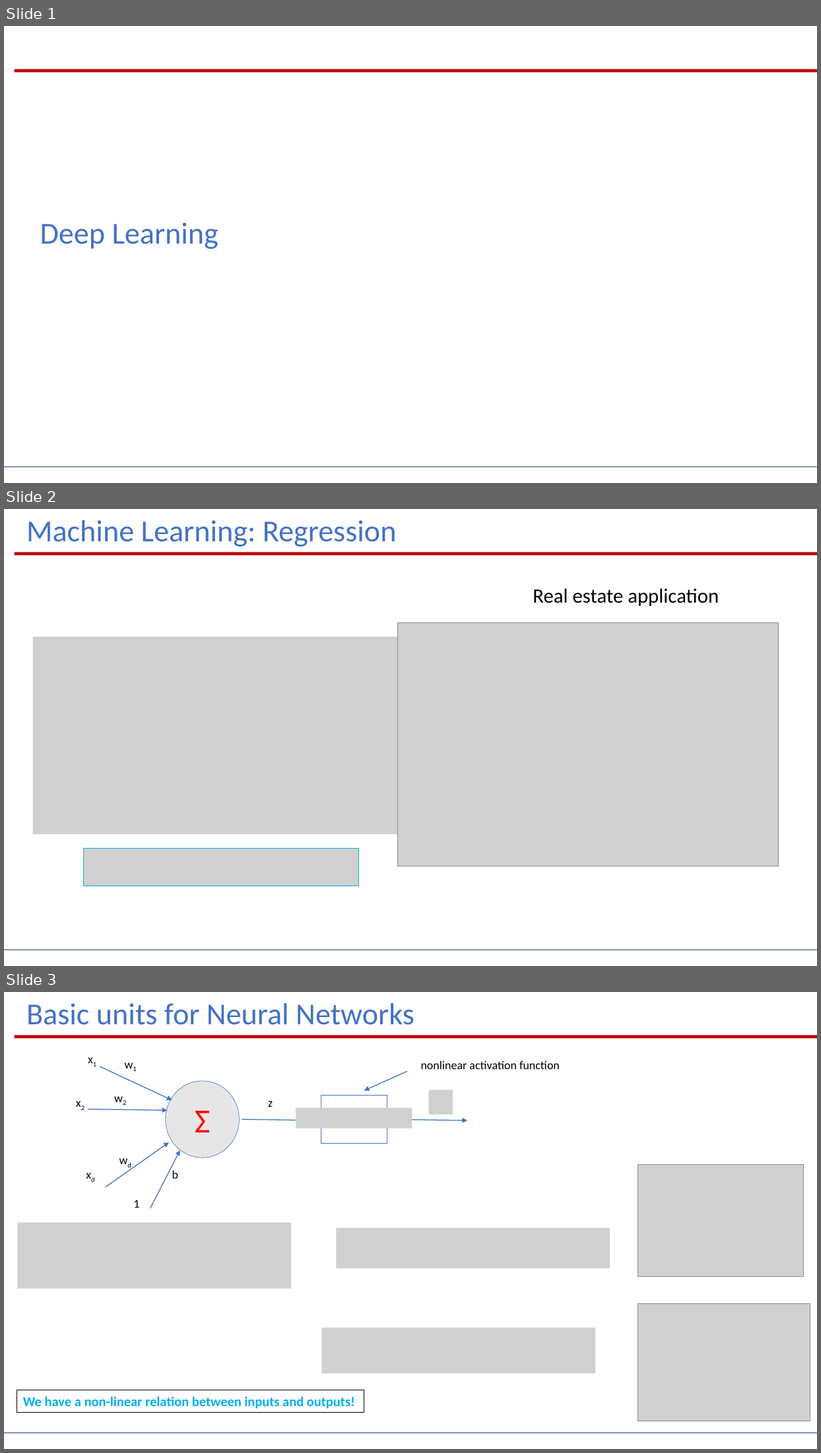
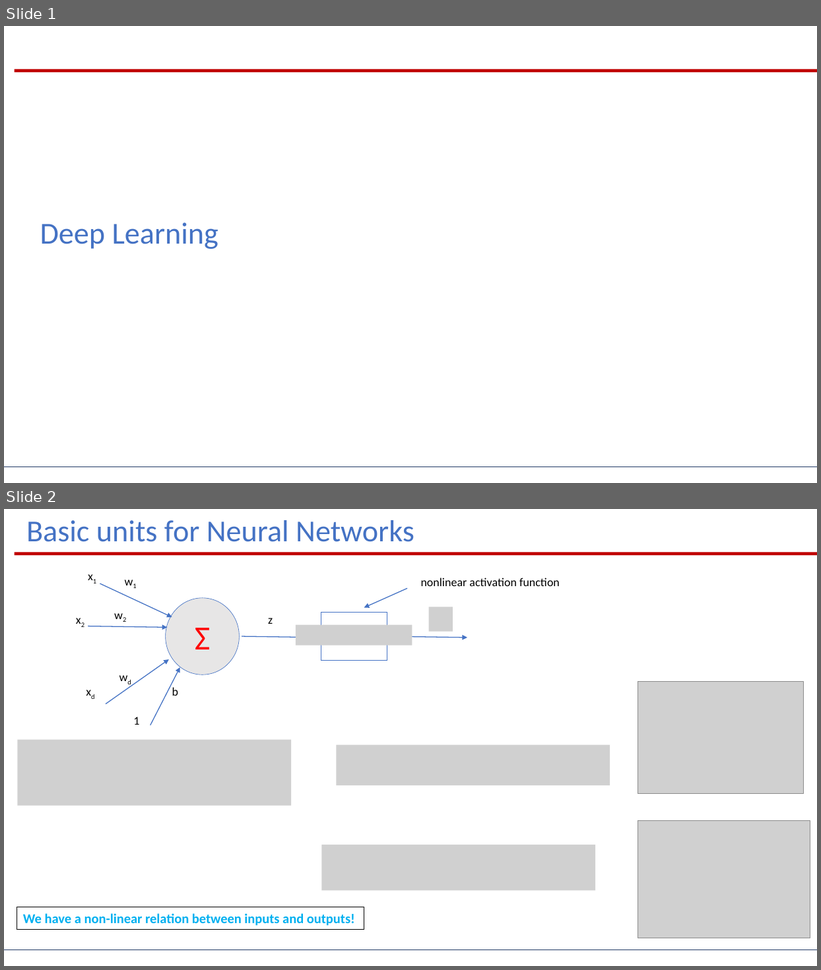
Before and after one commit to dariopi/Deep-Learning-for-System-Identification----EECI-Course----2026, a slide deck: lessons/02_deep_learning/deep_learning.pptx. Shown one above the other, each under a label of ours: slides 1, 2 and 3 before the commit, slides 1 and 2 after it. The pictures are 821x1453 and 821x970 pixels, drawn with LibreOffice and Linux fonts; fonts in the diff are those of the drawing; grey boxes stand for pictures. Boxes give left, top, right and bottom in pixels: in the first picture for what was removed or moved away, otherwise in the second. Text is boxed around its words. In the diff, an @@ line names an element or a change of style, - is before the commit and + after.

```diff
--- a/lessons/02_deep_learning/deep_learning.pptx
+++ b/lessons/02_deep_learning/deep_learning.pptx
@@ slide 2 removed at <box>4,509,817,966</box>, background #FFFFFF @@
@@ text removed at <box>26,520,397,547</box> @@
-Machine Learning: Regression
@@ rectangle removed at <box>15,553,817,555</box> @@
@@ text removed at <box>533,588,719,606</box> @@
-Real estate application
@@ picture removed at <box>398,623,779,867</box> @@
@@ picture removed at <box>32,637,403,835</box> @@
@@ picture removed at <box>83,849,359,886</box> @@
@@ line removed from (4, 950) to (817, 950) @@
@@ what was slide 3 is now slide 2 @@
```
Also in this commit, not shown: 1 other file.
